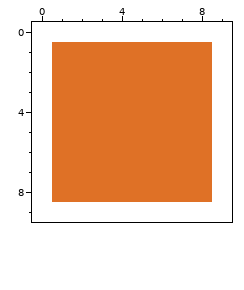
A pixel-art file gets an edit: raw/source/bullet_enemy.aseprite. The first picture shows the starting point.
8x8 pixels, 1 frame. The old version is drawn lined up with the new one, on the new canvas.
The same view after the edit:
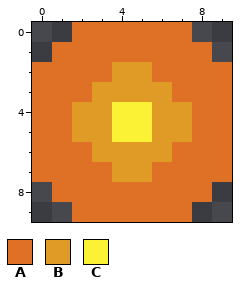
Palette (. is transparent): A #df7126  B #df9b26  C #fbf236
Changes in this commit:
canvas 8x8 -> 10x10, the old top-left corner now at 1,1
Colour A is added in row 0 at x 2 to 7; in rows 2 to 7 at x 0 and 9; in row 9 at x 2 to 7.
Colour B replaces colour A in row 2 at x 4 to 5; in row 3 at x 3 to 6; in rows 4 to 5 at x 2 to 3 and 6 to 7; in row 6 at x 3 to 6; in row 7 at x 4 to 5.
Colour C replaces colour A in rows 4 to 5 at x 4 to 5.
Boxes around the changes in both pictures, in picture pixels (x1, y1, x2, y2):
changed: (32, 22, 232, 222)
